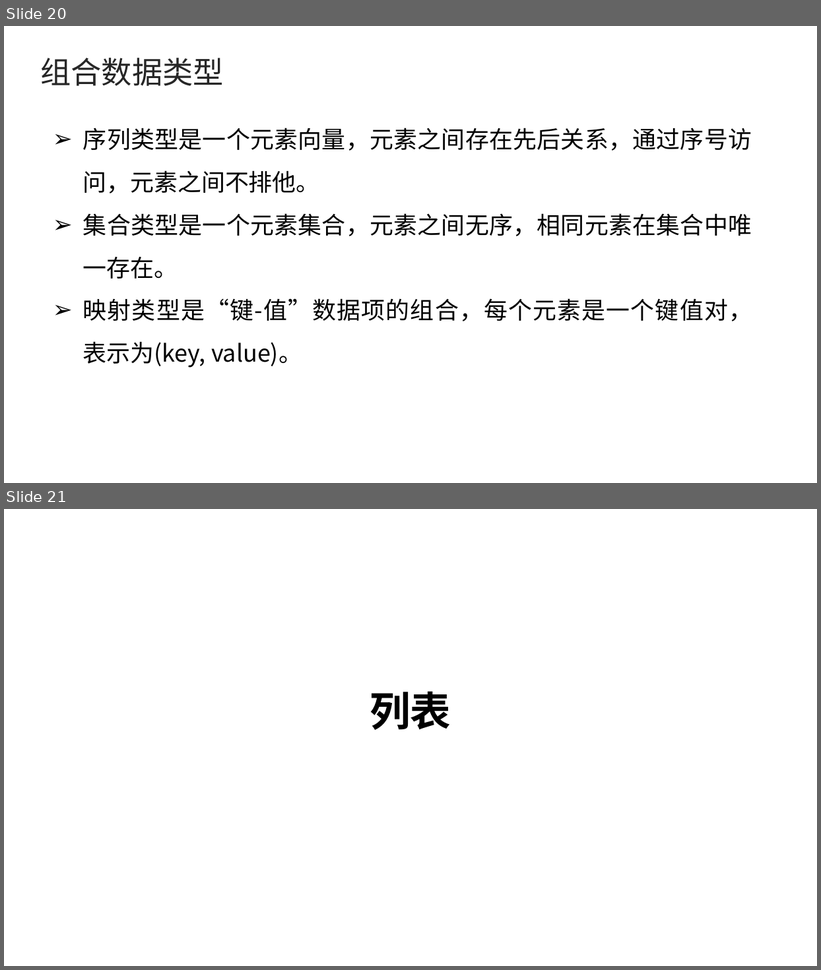
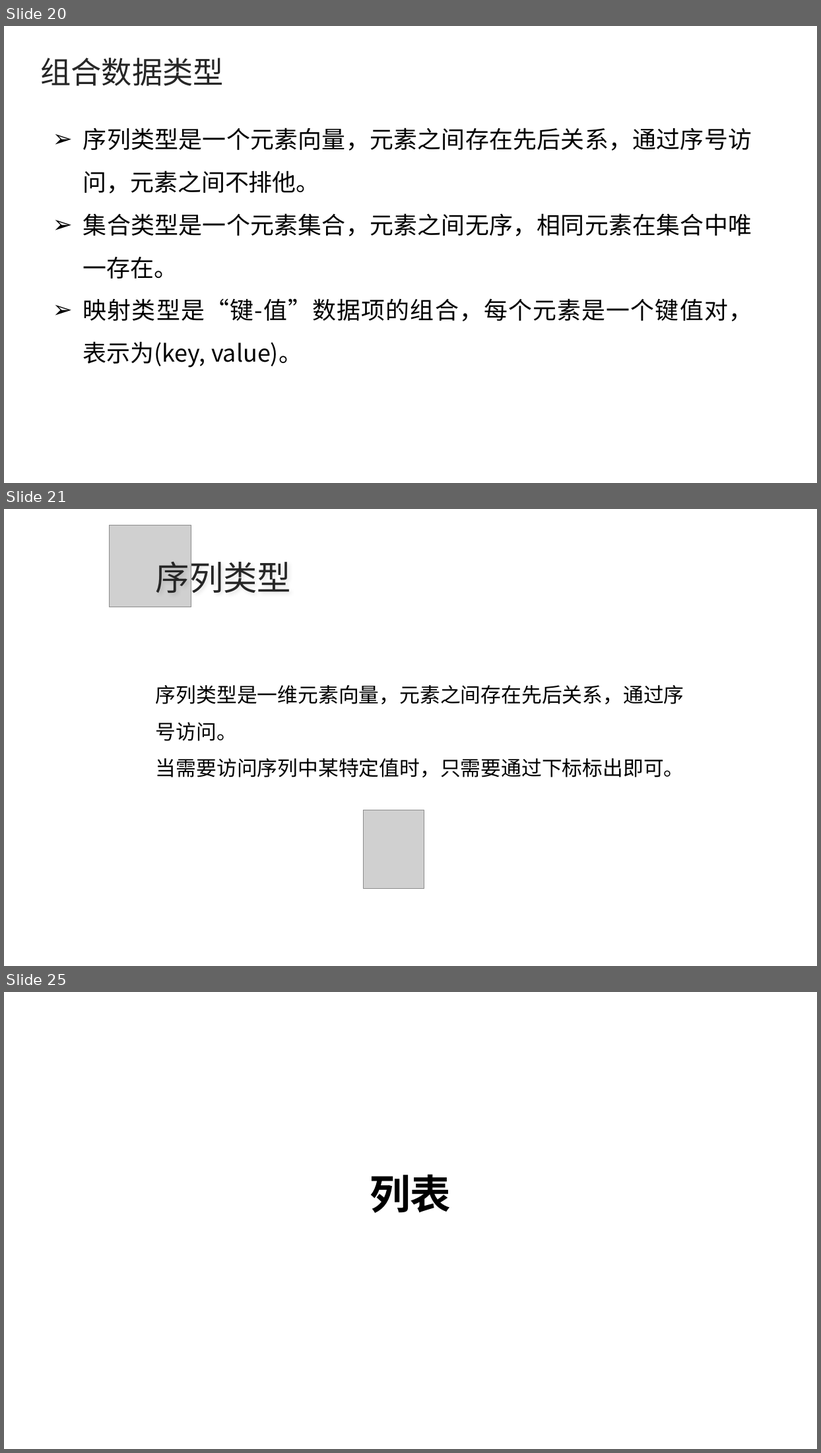
Before and after one commit to he-tengjiao/-, a slide deck: 列表/9. 列表.pptx. Shown one above the other, each under a label of ours: slides 20 and 21 before the commit, slides 20, 21 and 25 after it; the slides between them are not shown. The pictures are 821x970 and 821x1453 pixels, drawn with LibreOffice and Linux fonts; fonts in the diff are those of the drawing; grey boxes stand for pictures. Boxes give left, top, right and bottom in pixels: in the first picture for what was removed or moved away, otherwise in the second. Text is boxed around its words. In the diff, an @@ line names an element or a change of style, - is before the commit and + after.

```diff
--- a/列表/9. 列表.pptx
+++ b/列表/9. 列表.pptx
@@ slide 21 added at (x1=4, y1=509, x2=817, y2=966), background #FFFFFF @@
@@ picture added at (x1=110, y1=525, x2=191, y2=607) @@
@@ text added at (x1=156, y1=556, x2=291, y2=599), 40 pt, text #262626 @@
+序列类型
@@ text added at (x1=156, y1=685, x2=684, y2=778), 24 pt, text #000000 @@
+序列类型是一维元素向量，元素之间存在先后关系，通过序号访问。
+当需要访问序列中某特定值时，只需要通过下标标出即可。
@@ picture added at (x1=363, y1=811, x2=424, y2=889) @@
@@ what was slide 21 is now slide 25 @@
```
Also in this commit, not shown: 7 other slides added.
